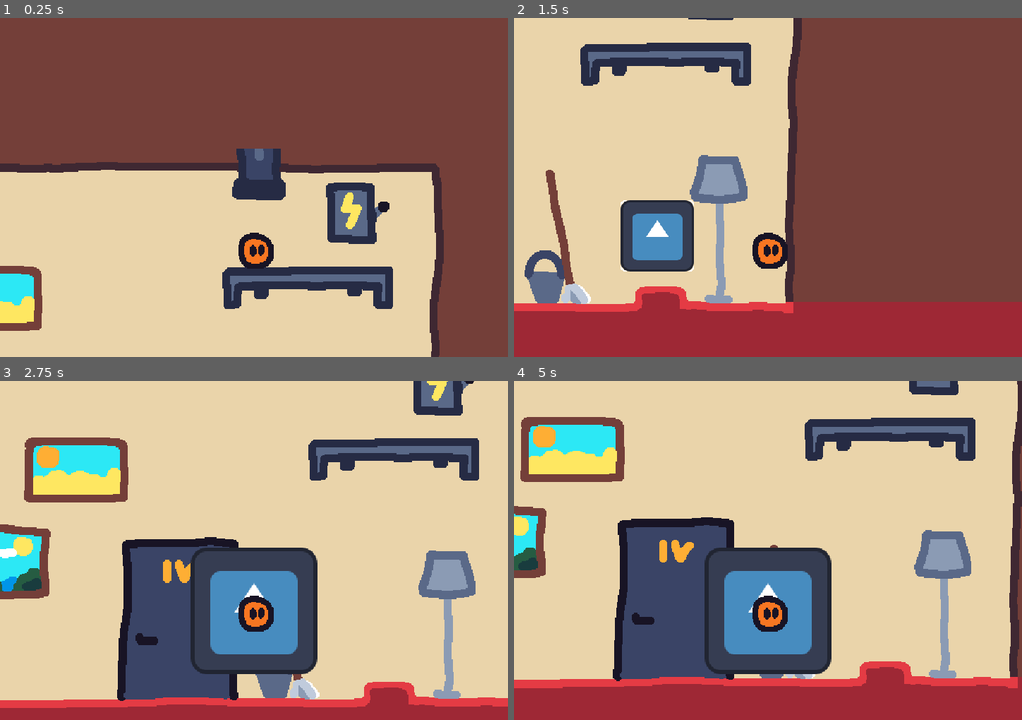
Above: before the commit, frames 1-4 (two rows, left to right).
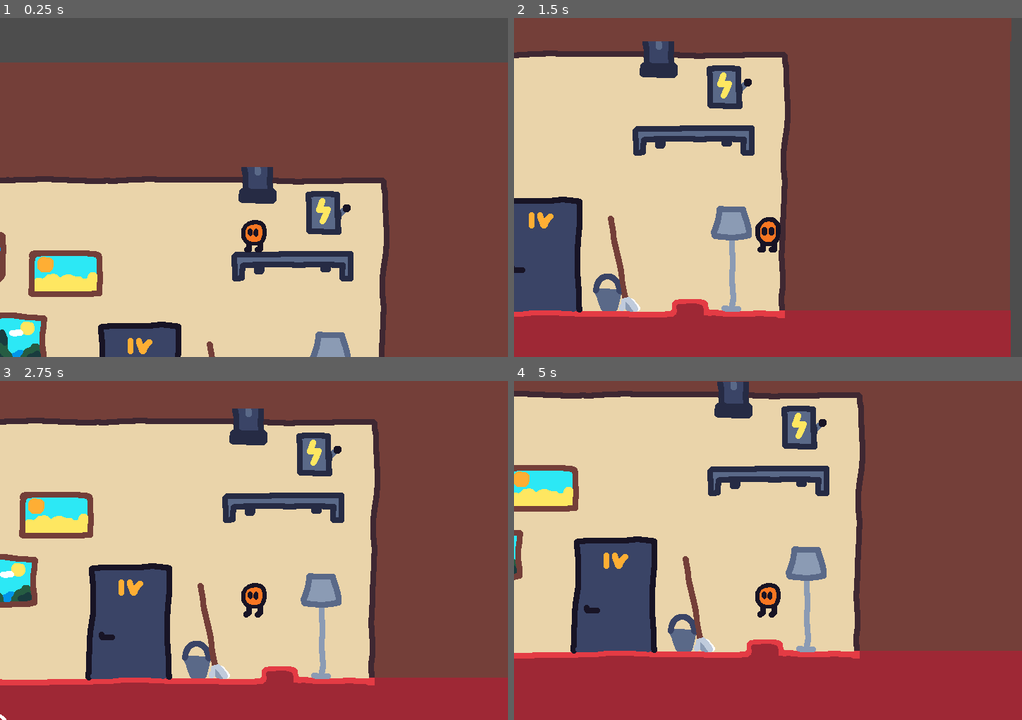
Above: after the commit, the same moments.

Repository: Jinrty/beest
Game: Godot game, scene res://main.tscn
Same seed, same stepped clock (60 frames per second), same inputs: the game is played once before the commit and once after it. The engine's default icon, where the game draws it, is replaced by a stand-in: a white triangle on a blue panel in a dark square.
Inputs (mouse positions are in pixels of both pictures, inside the frame that each line leads up to):
- Up to frame 1 (0.25 s): no input
- Up to frame 2 (1.5 s): tap Enter at 0.5 s; move the mouse to (879, 170) at 0.52 s; hold Space (jump) 0.53-1.28 s; hold D (move_right) from 0.53 s (still down); tap S (change_item) at 0.6 s; click (879, 170) at 0.67 s; move the mouse to (666, 204) at 1.27 s; tap Space (jump) at 1.35 s
- Up to frame 3 (2.75 s): tap Space (jump) at 1.52, 1.82 s; tap S (change_item) at 1.55, 2.1 s; move the mouse to (304, 475) at 2.02 s; release D (move_right) at 2.03 s; hold Left (move_left) from 2.03 s (still down); hold Space (jump) from 2.03 s (still down)
- Up to frame 4 (5 s): move the mouse to (742, 618) at 2.77 s; release Left (move_left) at 2.78 s; release Space (jump) at 2.78 s; hold D (move_right) 2.78-4.28 s; tap E (interact) at 2.85 s; click (742, 618) at 2.92 s; tap Space (jump) at 3.02, 3.32, 4.52, 4.82 s; tap S (change_item) at 3.05, 4.55 s; move the mouse to (920, 601) at 3.52 s; hold Space (jump) 3.53-4.28 s; tap Alt at 3.6 s; move the mouse to (615, 499) at 4.27 s; hold Left (move_left) from 4.28 s (still down); tap Shift at 4.35 s

The runs differ from the first frame. In frame 1, 37% of the frame differs, in the area x 0-100%, y 0-100%; in frame 2, 29%; in frame 3, 67%; in frame 4, 64%.

Commit message:
Item improvement
- shader outline
- small animation
- basicly small improvements

Diff:
--- a/Item.gd
+++ b/Item.gd
@@ -1,5 +1,7 @@
 @tool
 extends Node2D
+
+var size_of_sway:float = 5.0
 
 @export var title: String
 @export var sprite: Texture2D:
@@ -11,6 +13,10 @@
 	get_parent().set_editable_instance(self, true)
 	$Pickable/CollisionShape2D.shape = $Pickable/CollisionShape2D.shape.duplicate()
 
+func _physics_process(delta: float) -> void:
+	var smth = $Timer.time_left * 2.5
+	var target = sin(2 * smth) / 2 * size_of_sway;
+	$Sprite2D.position.y = lerp($Sprite2D.position.y, target, 5 * delta)
 
 func _on_area_2d_body_entered(body: Node2D) -> void:
 	if(body.name == "Player"):
--- a/main.tscn
+++ b/main.tscn
@@ -110,7 +110,7 @@
 [node name="Floor" type="ColorRect" parent="Player_room/Back Colors"]
 offset_left = -368.0
 offset_top = 246.0
-offset_right = 616.0
+offset_right = 767.0
 offset_bottom = 505.0
 color = Color(0.0705882, 0.305882, 0.537255, 1)
 
@@ -382,35 +382,34 @@
 
 [node name="Camera2D" type="Camera2D" parent="Player"]
 position = Vector2(0, -61)
-zoom = Vector2(1.4, 1.4)
 position_smoothing_speed = 20.0
 
 [node name="Node2D" type="Node2D" parent="."]
 position = Vector2(123, -172)
 
 [node name="Bucket" parent="." instance=ExtResource("26_8o6kf")]
-position = Vector2(856, 1254)
+position = Vector2(856, 1273)
 title = "Test taki"
 sprite = ExtResource("20_fk75h")
 
 [node name="Sprite2D" parent="Bucket" index="0"]
-position = Vector2(10, 0)
+position = Vector2(1.18533e-32, 0)
 texture = ExtResource("20_fk75h")
 
 [node name="CollisionShape2D" parent="Bucket/Pickable" index="0"]
-shape = SubResource("CapsuleShape2D_vqs4a")
+shape = SubResource("CapsuleShape2D_pxaud")
 
 [node name="Error" parent="." instance=ExtResource("26_8o6kf")]
-position = Vector2(1329, 1312)
+position = Vector2(991, 248)
 title = "Error"
 sprite = ExtResource("27_s6lmt")
 
 [node name="Sprite2D" parent="Error" index="0"]
-position = Vector2(-2, -6)
+position = Vector2(-2.37064e-33, -8.40779e-45)
 scale = Vector2(0.578125, 0.5625)
 
 [node name="CollisionShape2D" parent="Error/Pickable" index="0"]
-shape = SubResource("CapsuleShape2D_q1vcv")
+shape = SubResource("CapsuleShape2D_r7hy4")
 
 [editable path="Player_room/Solid Decorations/Shelf"]
 [editable path="Player_room/Solid Decorations/Step 1"]
--- a/player.gd
+++ b/player.gd
@@ -49,7 +49,7 @@
 	else:
 		current_item += 1
 
-	hold_item(inventory[current_item ])
+	hold_item(inventory[current_item])
 
 func jump() -> void:
 	if(jump_pause == false):
@@ -64,8 +64,26 @@
 	print(where.position)
 
 
+func animate_player():
+	if(velocity.x > 0):
+		$Player_sprite.flip_h = false
+	else:
+		$Player_sprite.flip_h = true
+	if(velocity.y < 0):
+		$Player_sprite.animation = "jump"
+	elif(velocity.y > 0):
+		$Player_sprite.animation = "fall"
+	else:
+		if(velocity.x == 0):
+			$Player_sprite.animation = "standing"
+		else:
+			$Player_sprite.animation = "walk"
+
+
+
 func _physics_process(delta: float) -> void:
 	take_input()
+	animate_player()
 
 	if direction:
 		velocity.x = direction * SPEED
--- a/scenes/item.tscn
+++ b/scenes/item.tscn
@@ -24,7 +24,12 @@
 [node name="Pickable" type="Area2D" parent="."]
 
 [node name="CollisionShape2D" type="CollisionShape2D" parent="Pickable"]
-shape = SubResource("CapsuleShape2D_02f7r")
+shape = SubResource("CapsuleShape2D_mjvw7")
+
+[node name="Timer" type="Timer" parent="."]
+wait_time = 10000.0
+one_shot = true
+autostart = true
 
 [connection signal="body_entered" from="Pickable" to="." method="_on_area_2d_body_entered"]
 [connection signal="body_exited" from="Pickable" to="." method="_on_area_2d_body_exited"]
--- a/scenes/player.tscn
+++ b/scenes/player.tscn
@@ -1,33 +1,106 @@
-[gd_scene load_steps=5 format=3 uid="uid://dpmnucvcojqt1"]
+[gd_scene load_steps=13 format=3 uid="uid://dpmnucvcojqt1"]
 
 [ext_resource type="Script" path="res://player.gd" id="1_rgbci"]
 [ext_resource type="Texture2D" uid="uid://gnv2kn40i8i3" path="res://sprites/player room/player.png" id="2_kq8xo"]
+[ext_resource type="Texture2D" uid="uid://br7gll50pgot6" path="res://sprites/player room/player-sheet.png" id="3_lexfi"]
+
+[sub_resource type="AtlasTexture" id="AtlasTexture_qq3uk"]
+atlas = ExtResource("3_lexfi")
+region = Rect2(400, 0, 80, 80)
+
+[sub_resource type="AtlasTexture" id="AtlasTexture_mjn7y"]
+atlas = ExtResource("3_lexfi")
+region = Rect2(240, 0, 80, 80)
+
+[sub_resource type="AtlasTexture" id="AtlasTexture_m1t4l"]
+atlas = ExtResource("3_lexfi")
+region = Rect2(160, 0, 80, 80)
+
+[sub_resource type="AtlasTexture" id="AtlasTexture_h8qdh"]
+atlas = ExtResource("3_lexfi")
+region = Rect2(320, 0, 80, 80)
+
+[sub_resource type="AtlasTexture" id="AtlasTexture_u2ejt"]
+atlas = ExtResource("3_lexfi")
+region = Rect2(0, 0, 80, 80)
+
+[sub_resource type="AtlasTexture" id="AtlasTexture_x7pgi"]
+atlas = ExtResource("3_lexfi")
+region = Rect2(80, 0, 80, 80)
 
 [sub_resource type="SpriteFrames" id="SpriteFrames_swla6"]
 animations = [{
 "frames": [{
 "duration": 1.0,
+"texture": SubResource("AtlasTexture_qq3uk")
+}],
+"loop": true,
+"name": &"blank",
+"speed": 5.0
+}, {
+"frames": [{
+"duration": 1.0,
+"texture": SubResource("AtlasTexture_mjn7y")
+}],
+"loop": true,
+"name": &"evil",
+"speed": 5.0
+}, {
+"frames": [{
+"duration": 1.0,
+"texture": SubResource("AtlasTexture_m1t4l")
+}],
+"loop": true,
+"name": &"fall",
+"speed": 5.0
+}, {
+"frames": [{
+"duration": 1.0,
+"texture": SubResource("AtlasTexture_h8qdh")
+}],
+"loop": true,
+"name": &"jump",
+"speed": 5.0
+}, {
+"frames": [{
+"duration": 1.0,
 "texture": ExtResource("2_kq8xo")
 }],
 "loop": true,
-"name": &"default",
+"name": &"standing",
 "speed": 5.0
+}, {
+"frames": [{
+"duration": 1.0,
+"texture": SubResource("AtlasTexture_u2ejt")
+}, {
+"duration": 1.0,
+"texture": SubResource("AtlasTexture_x7pgi")
+}],
+"loop": true,
+"name": &"walk",
+"speed": 10.0
 }]
 
 [sub_resource type="CircleShape2D" id="CircleShape2D_ynjrc"]
 radius = 18.0
+
+[sub_resource type="RectangleShape2D" id="RectangleShape2D_nh3fm"]
+size = Vector2(20, 13)
 
 [node name="Player" type="CharacterBody2D"]
 script = ExtResource("1_rgbci")
 
 [node name="Holded_item" type="Sprite2D" parent="."]
 
-[node name="AnimatedSprite2D" type="AnimatedSprite2D" parent="."]
+[node name="Player_sprite" type="AnimatedSprite2D" parent="."]
 texture_filter = 1
 sprite_frames = SubResource("SpriteFrames_swla6")
+animation = &"walk"
+autoplay = "walk"
 
 [node name="CollisionShape2D" type="CollisionShape2D" parent="."]
-position = Vector2(2, 3)
+position = Vector2(0, 3)
 shape = SubResource("CircleShape2D_ynjrc")
 
 [node name="Coyot" type="Timer" parent="."]
@@ -41,6 +114,10 @@
 wait_time = 0.05
 one_shot = true
 
+[node name="CollisionShape2D2" type="CollisionShape2D" parent="."]
+position = Vector2(0, 24.5)
+shape = SubResource("RectangleShape2D_nh3fm")
+
 [connection signal="timeout" from="Coyot" to="." method="_on_coyot_timeout"]
 [connection signal="timeout" from="Jump_buffering" to="." method="_on_jump_buffering_timeout"]
 [connection signal="timeout" from="Pause_in_jumps" to="." method="_on_pause_in_jumps_timeout"]
Not shown: 13 places in main.tscn that only renumber resources
Not shown: 1 places in scenes/item.tscn that only renumber resources
Binary file added: sprites/player room/player-sheet.png
Not shown, added: sprites/player room/player-sheet.png.import
Binary file changed: sprites/player room/player.png
Not shown, added: images.jfif
